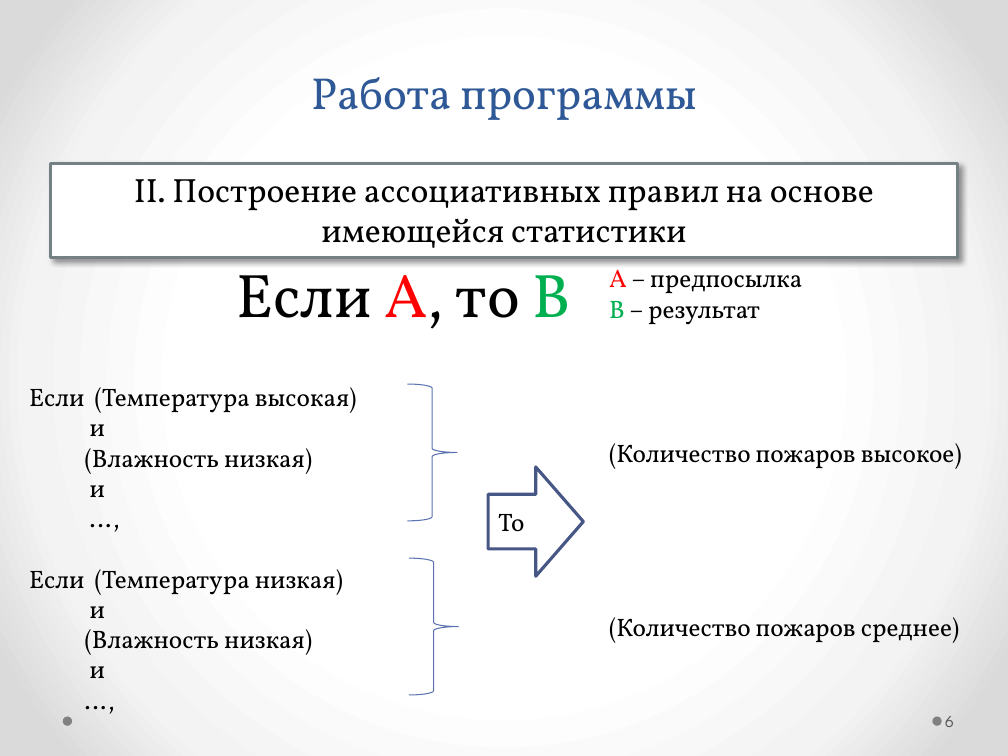
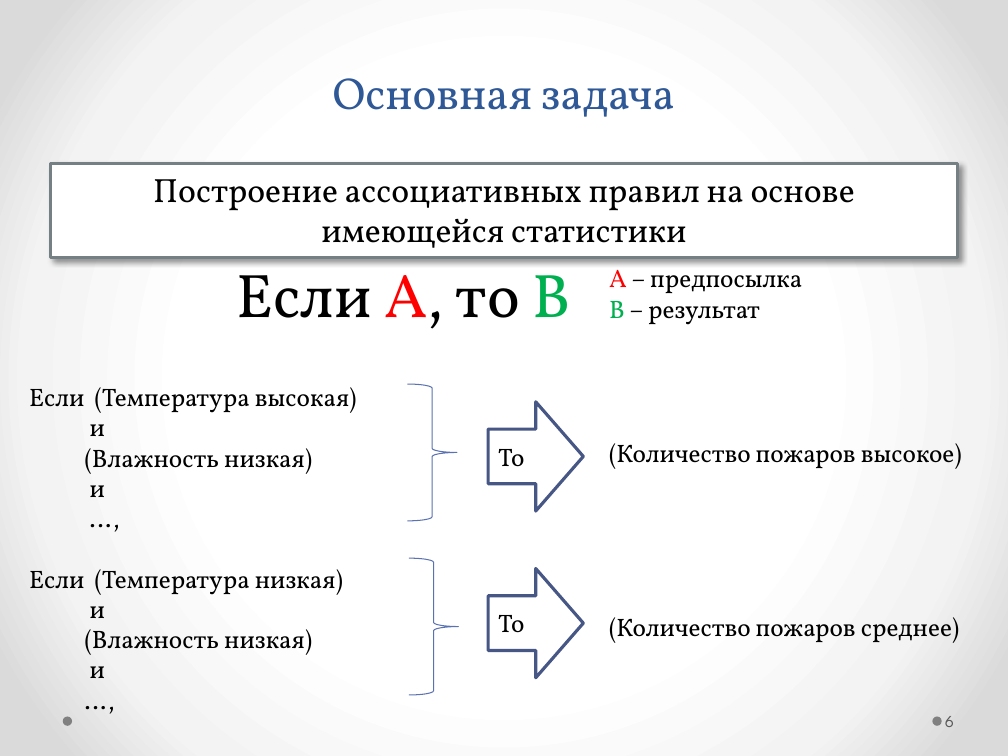
Before and after one commit to kmi9work/Fires, a slide deck: slide 6 of Apriori/my_tex/Поиск ассоциативных правил_Apriori.pptx. Drawn at 1008x756 pixels with LibreOffice and Linux fonts; fonts in the diff are those of the drawing. Boxes give left, top, right and bottom in pixels: in the first picture for what was removed or moved away, otherwise in the second. Text is boxed around its words. In the diff, an @@ line names an element or a change of style, - is before the commit and + after.

```diff
--- a/Apriori/my_tex/Поиск ассоциативных правил_Apriori.pptx
+++ b/Apriori/my_tex/Поиск ассоциативных правил_Apriori.pptx
@@ title at [333,78,675,117]: text changed @@
-Работа программы
+Основная задача
@@ text at [153,179,855,258]: text changed @@
-II. Построение ассоциативных правил на основе имеющейся статистики
+Построение ассоциативных правил на основе имеющейся статистики
@@ right arrow: place and size @@
-right arrow at [488,467,583,576]
+right arrow at [488,402,583,511]
@@ text "То": place and size @@
-text "То" at [498,514,524,532]
+text "То" at [498,449,524,467]
@@ right arrow added at [488,569,583,677], outline #475785 2.25 pt @@
@@ text added at [498,615,524,633], 18 pt, text #000000 @@
+То
```
Also in this commit, not shown: 9 other slides changed, 5 other files.
